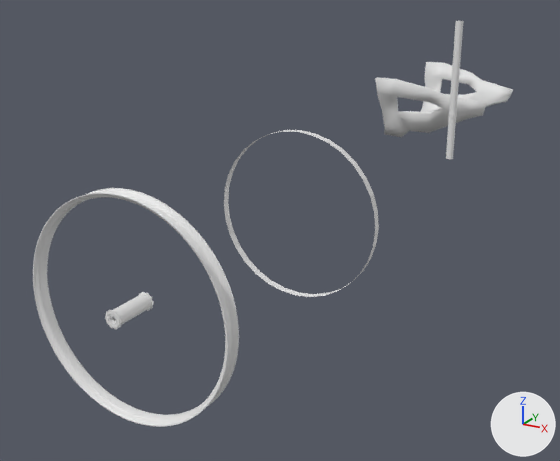
Before and after pictures for a commit that changed the Blender file Blender/Main.blend.
One viewpoint serves both versions: a 50 mm lens placed at (4.1, -4.61, 2.82), pointed at (-0.44, 3.36, -0.37). The lights are fixed; the arrows at lower right show +X, +Y and +Z.

Script lines for the objects in view, before the commit:
```python
ob_circle = bpy.data.objects.new('Circle', me_circle)
ob_circle.location = (0.0, 3.0, 0.0)
ob_front_piston = bpy.data.objects.new('front piston', me_cylinder)
ob_front_piston.location = (0.67, 6.55, 0.0)
ob_side_plate = bpy.data.objects.new('side plate', me_plane)
ob_side_plate.location = (0.0, 8.81, 0.0)
ob_wheel_rim = bpy.data.objects.new('wheel rim', me_circle_001)
ob_wheel_rim.location = (0.0, 0.0, 0.0)
```
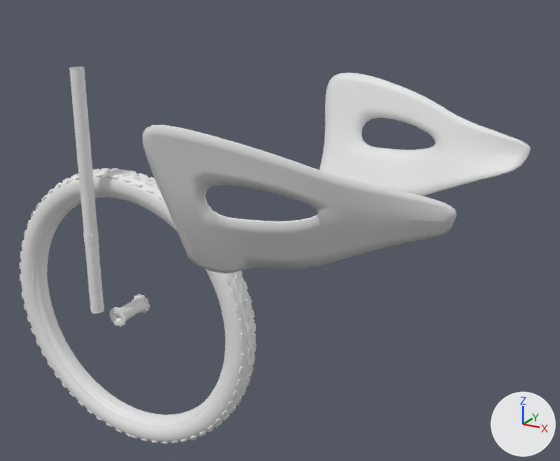
Commit message: wheel fix

What differs and where, as boxes [x1, y1, x2, y2] in the pictures (560 x 461 px):
'side plate', moved, modifiers changed: before [375, 62, 513, 137]; after [142, 73, 531, 274]
'wheel rim.001', added: after [19, 168, 256, 443]
'wheel rim', reshaped: before [33, 188, 239, 427]; after [33, 193, 227, 427]
'front piston', moved: before [446, 21, 463, 159]; after [69, 67, 104, 314]
'Circle', deleted: before [224, 130, 379, 297]
part 1 of me_circle_001, built on: before [105, 292, 154, 329]; after [109, 294, 150, 327]

Edits to the bpy script that builds the scene:
```text
Change me_circle_001:
    used by ob_wheel_rim; location = (0.0, 0.0, 0.0)
    remove me_circle_001.from_pydata(...)  # 495 vertices, 432 faces; spans x 0.0..1.05, y -0.219..0.0, z 0.0..1.05
    add me_circle_001.from_pydata(...)  # 504 vertices, 440 faces; spans x 0.0..1.05, y -0.163..0.0, z 0.0..1.05
    me_circle_001 part 1
    2 vertices are removed from x 0.0..0.072, y 0.0, z 0.0..0.072
    8 faces are deleted
    90 vertices in x 0.0..0.086, y -0.219..-0.161, z 0.0..0.084 move by (0.0, 0.056, 0.0)
    7 vertices move from x 0.018..0.071, y 0.0, z 0.011..0.07 to x 0.014..0.058, y 0.0, z 0.009..0.057
    4 vertices are added at (0.0, 0.0, 0.059), (0.059, 0.0, 0.0), (0.059, -0.063, 0.0), (0.0, -0.063, 0.059)
    7 new vertices lie (0.0, -0.063, 0.0) away from vertices in x 0.018..0.071, y 0.0, z 0.011..0.07
    16 new faces join them
Add me_circle_003:
    me_circle_003.from_pydata(...)  # 687 vertices, 640 faces; spans x 0.0..1.228, y -0.114..0.0, z 0.0..1.229
    me_circle_003.polygons.foreach_set('use_smooth', [True] * 640)
Change ob_side_plate:
    ob_side_plate.location: (0.0, 8.81, 0.0) -> (2.23, 0.0, 1.0)
    add _m = ob_side_plate.modifiers.new('Subdivision', 'SUBSURF')
    add _m.levels = 2
    where _m = ob_side_plate.modifiers.new('Solidify', 'SOLIDIFY')
    _m.thickness: -0.044 -> -0.013
Change ob_front_piston:
    ob_front_piston.location: (0.67, 6.55, 0.0) -> (-0.14, -0.24, 0.06)
Remove ob_circle:
    ob_circle = bpy.data.objects.new('Circle', me_circle)
    ob_circle.location = (0.0, 3.0, 0.0)
    _m = ob_circle.modifiers.new('Hops_Mirror', 'MIRROR')
    _m.use_axis = (False, True, False)
    _m.use_bisect_axis = (False, True, False)
    _m.use_bisect_flip_axis = (False, True, False)
    _m.use_clip = True
Add ob_wheel_rim_001:
    ob_wheel_rim_001 = bpy.data.objects.new('wheel rim.001', me_circle_003)
    ob_wheel_rim_001.location = (0.0, 0.0, 0.0)
    _m = ob_wheel_rim_001.modifiers.new('Hops_Mirror', 'MIRROR')
    _m.use_axis = (True, True, True)
    _m.use_bisect_axis = (True, True, True)
    _m.use_bisect_flip_axis = (False, True, False)
    _m.use_clip = True
```
